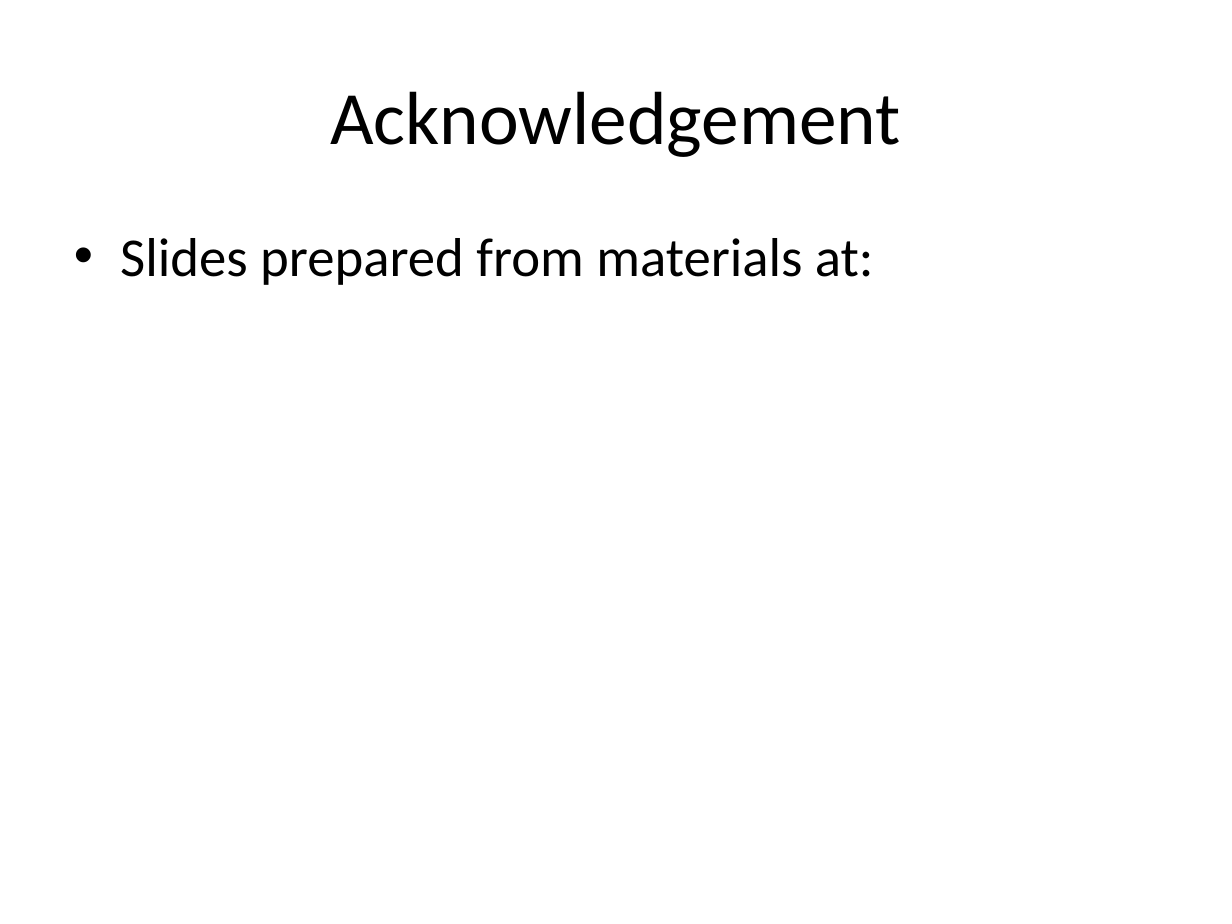
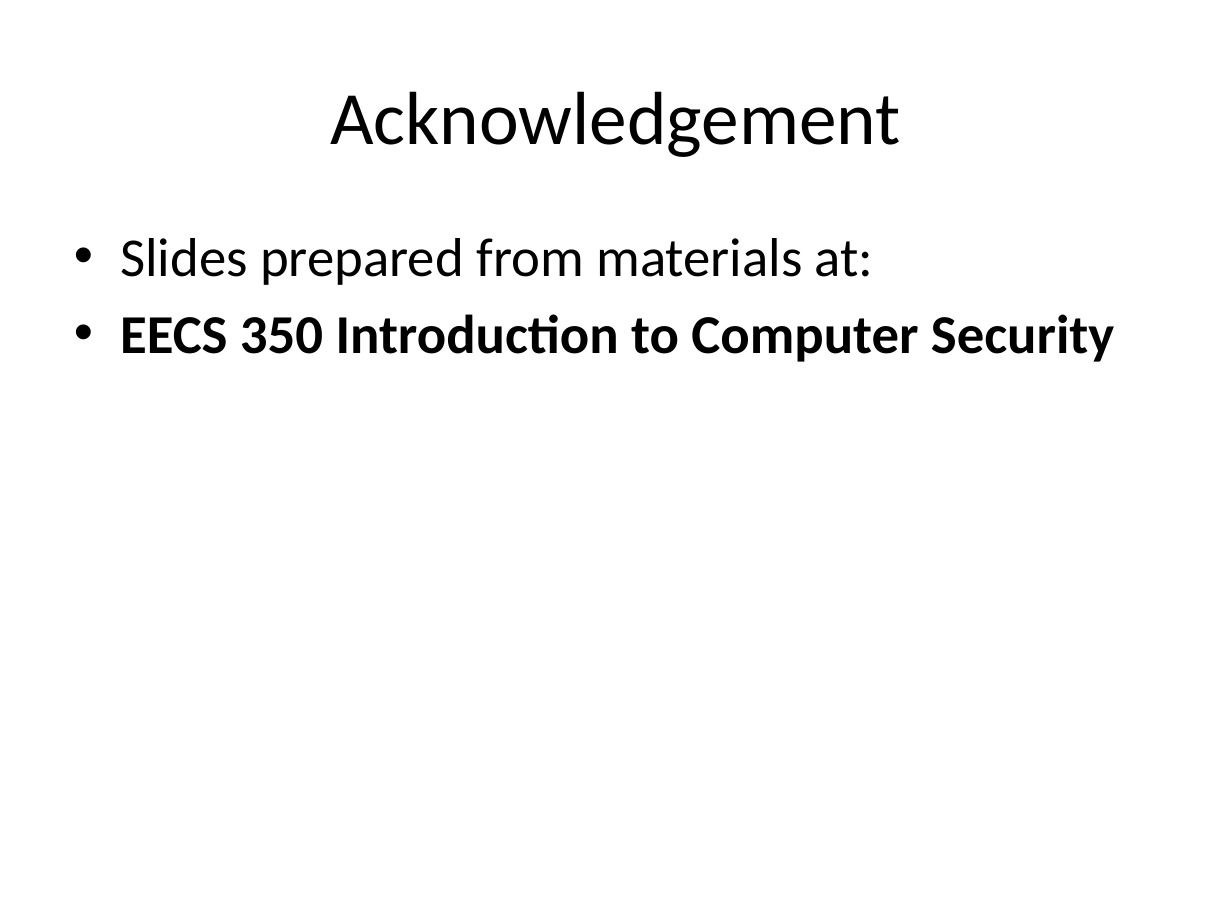
Before and after one commit to mirfanud/Fall2025, a slide deck: slide 8 of IS - Slides 0 - Welcome.pptx. Drawn at 1232x924 pixels with LibreOffice and Linux fonts; fonts in the diff are those of the drawing. Boxes give left, top, right and bottom in pixels: in the first picture for what was removed or moved away, otherwise in the second. Text is boxed around its words. In the diff, an @@ line names an element or a change of style, - is before the commit and + after.

```diff
--- a/IS - Slides 0 - Welcome.pptx
+++ b/IS - Slides 0 - Welcome.pptx
@@ text at bbox=[120, 314, 1114, 362]: paragraph added @@
+• EECS 350 Introduction to Computer Security
```
Also in this commit, not shown: 3 other slides changed, 1 other file.
